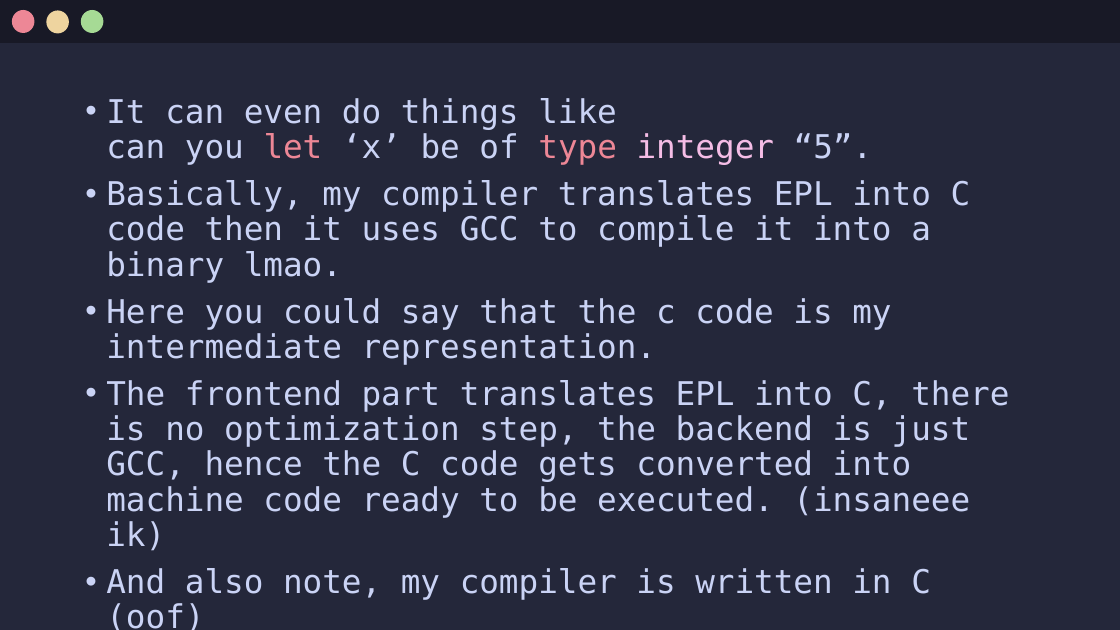
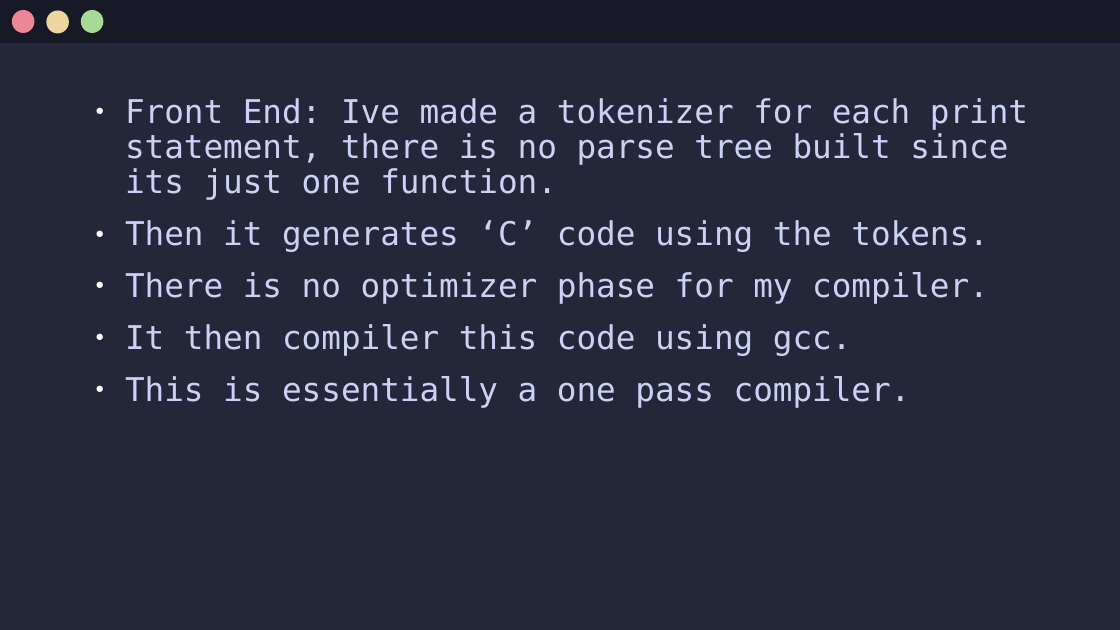
Before and after one commit to Jx-ls/custom-compiler, a slide deck: slide 22 of Compilers.odp. Drawn at 1120x630 pixels with LibreOffice and Linux fonts; fonts in the diff are those of the drawing. Boxes give left, top, right and bottom in pixels: in the first picture for what was removed or moved away, otherwise in the second. Text is boxed around its words. In the diff, an @@ line names an element or a change of style, - is before the commit and + after.

Commit message:
added stuff abt compilers and interpreters

```diff
--- a/Compilers.odp
+++ b/Compilers.odp
@@ text at [125,98,1028,408]: text changed @@
-• It can even do things like
-  can you let ‘x’ be of type integer “5”.
-• Basically, my compiler translates EPL into C code then it uses GCC to compile it into a binary lmao.
-• Here you could say that the c code is my intermediate representation.
-• The frontend part translates EPL into C, there is no optimization step, the backend is just GCC, hence the C code gets converted into machine code ready to be executed. (insaneee ik)
-• And also note, my compiler is written in C (oof)
+● Front End: Ive made a tokenizer for each print statement, there is no parse tree built since its just one function.
+● Then it generates ‘C’ code using the tokens.
+● There is no optimizer phase for my compiler.
+● It then compiler this code using gcc.
+● This is essentially a one pass compiler.
```
Also in this commit, not shown: 3 other slides changed, 1 slide added, 1 slide removed, 1 other file.
